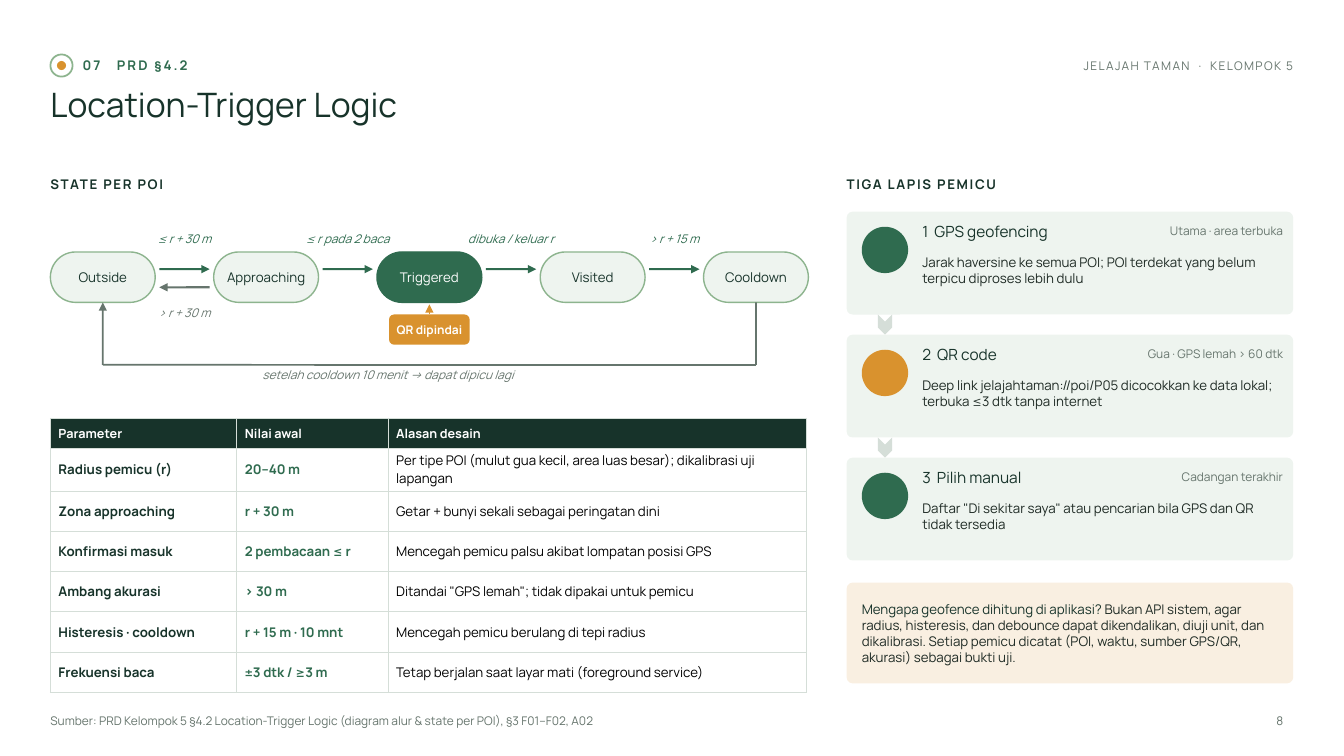
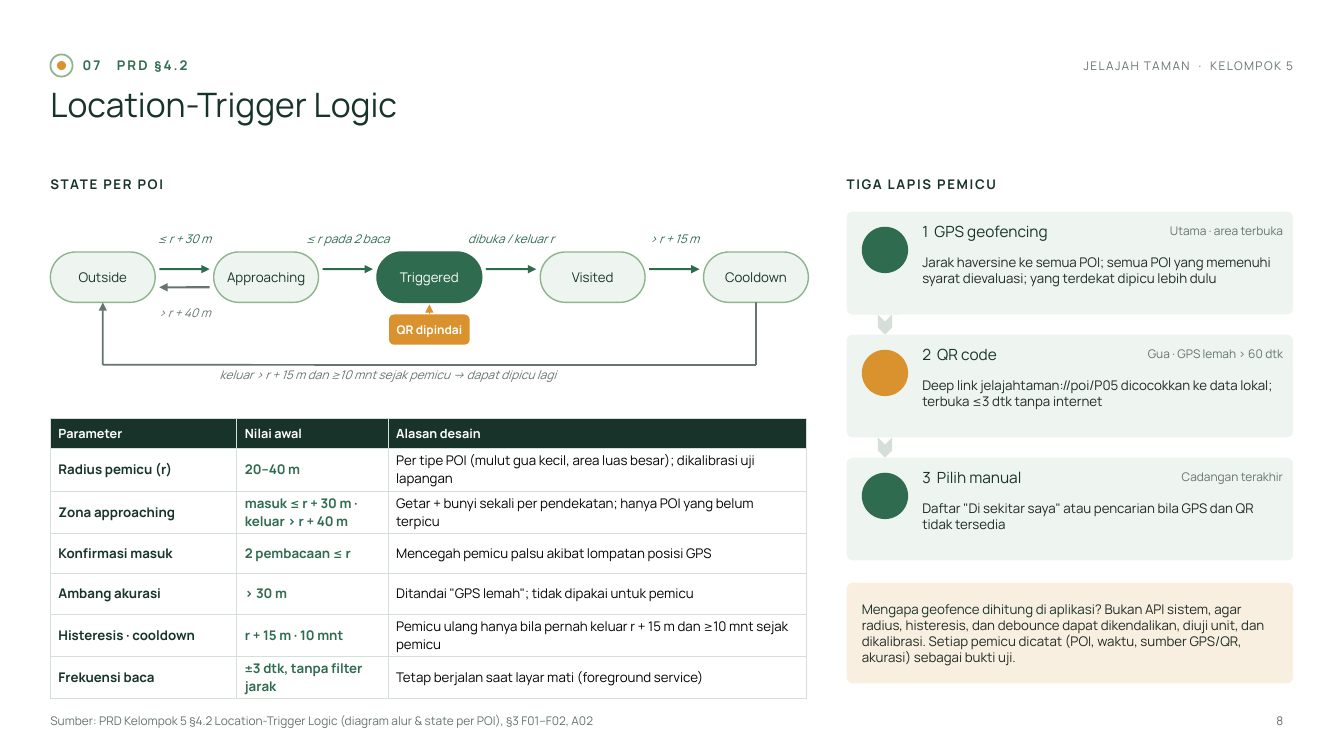
Before and after one commit to keaneplim/Transformasi-Digital-UAS, a slide deck: slide 8 of docs/presentation/Presentasi_Kel5_Jelajah_Taman.pptx. Drawn at 1344x756 pixels with LibreOffice and Linux fonts; fonts in the diff are those of the drawing; background and template pictures are left out. Boxes give left, top, right and bottom in pixels: in the first picture for what was removed or moved away, otherwise in the second. Text is boxed around its words. In the diff, an @@ line names an element or a change of style, - is before the commit and + after.

```diff
--- a/docs/presentation/Presentasi_Kel5_Jelajah_Taman.pptx
+++ b/docs/presentation/Presentasi_Kel5_Jelajah_Taman.pptx
@@ text at (922, 257, 1270, 287): text changed @@
-Jarak haversine ke semua POI; POI terdekat yang belum terpicu diproses lebih dulu
+Jarak haversine ke semua POI; semua POI yang memenuhi syarat dievaluasi; yang terdekat dipicu lebih dulu
@@ text at (168, 308, 211, 317): text changed @@
-> r + 30 m
+> r + 40 m
@@ text at (220, 370, 556, 382): text changed @@
-setelah cooldown 10 menit → dapat dipicu lagi
+keluar > r + 15 m dan ≥10 mnt sejak pemicu → dapat dipicu lagi
@@ table at (50, 418, 807, 699) @@
-row 3, column 2: r + 30 m
+row 3, column 2: masuk ≤ r + 30 m · keluar > r + 40 m
-row 3, column 3: Getar + bunyi sekali sebagai peringatan dini
+row 3, column 3: Getar + bunyi sekali per pendekatan; hanya POI yang belum terpicu
-row 6, column 3: Mencegah pemicu berulang di tepi radius
+row 6, column 3: Pemicu ulang hanya bila pernah keluar r + 15 m dan ≥10 mnt sejak pemicu
-row 7, column 2: ±3 dtk / ≥3 m
+row 7, column 2: ±3 dtk, tanpa filter jarak
```
Also in this commit, not shown: 3 other slides changed, 18 other files.
